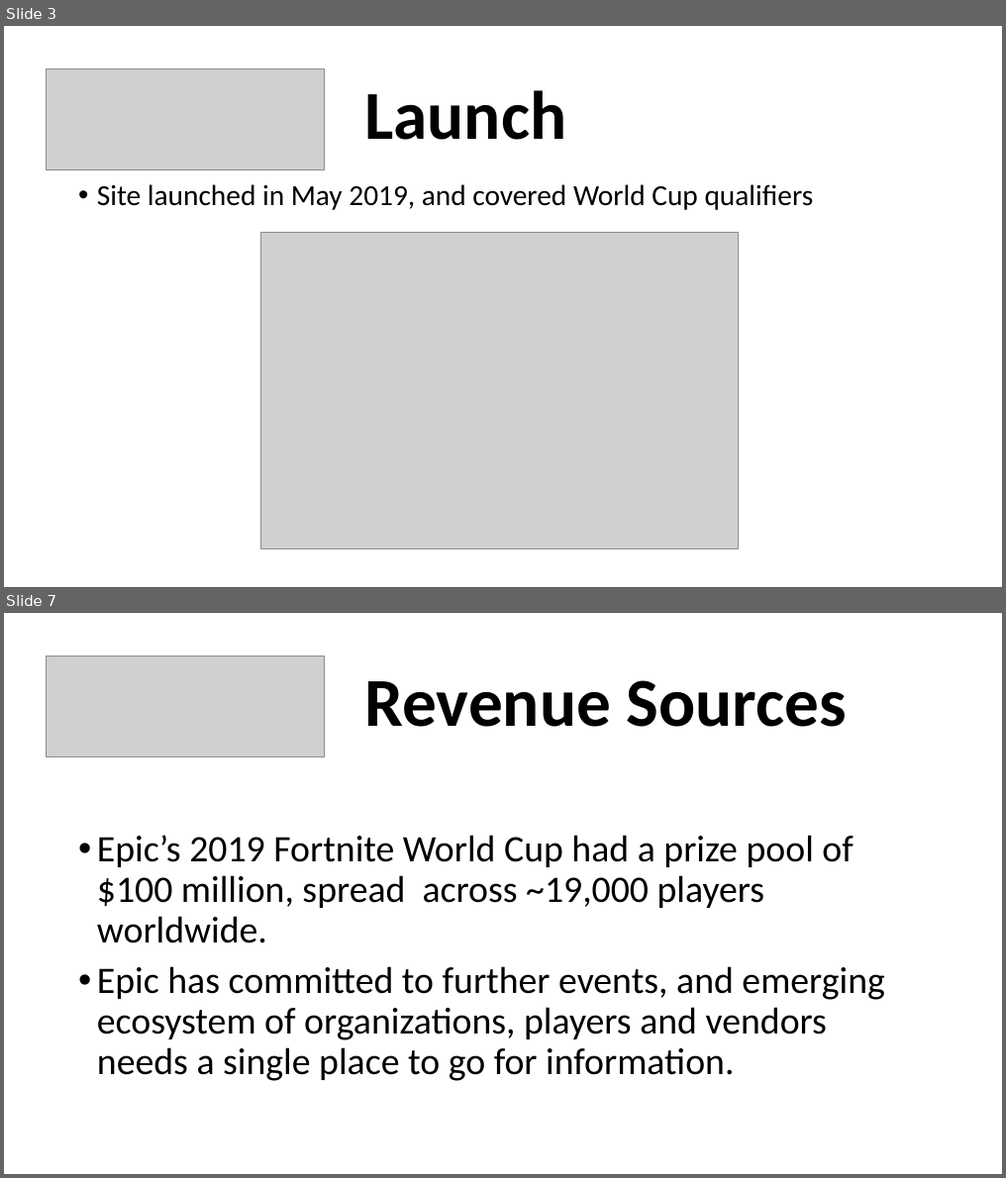
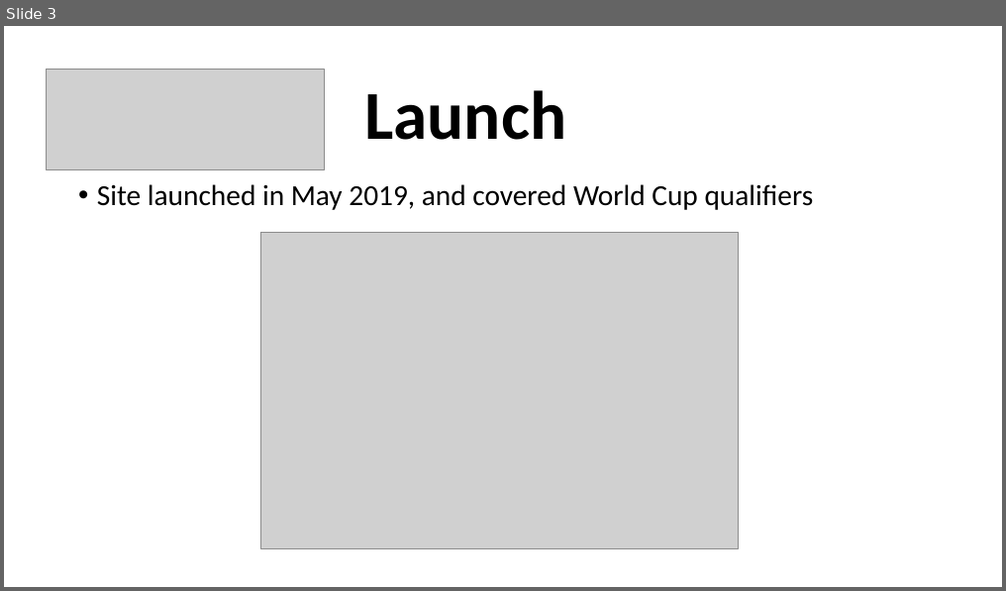
Before and after one commit to smckissock/fortnite, a slide deck: doc/Fortnite Ping Tiny Seed 2019-12-02.pptx. Shown one above the other, each under a label of ours: slides 3 and 7 before the commit, slide 3 after it; the slides between them are not shown. The pictures are 1006x1178 and 1006x591 pixels, drawn with LibreOffice and Linux fonts; fonts in the diff are those of the drawing; grey boxes stand for pictures. Boxes give left, top, right and bottom in pixels: in the first picture for what was removed or moved away, otherwise in the second. Text is boxed around its words. In the diff, an @@ line names an element or a change of style, - is before the commit and + after.

```diff
--- a/doc/Fortnite Ping Tiny Seed 2019-12-02.pptx
+++ b/doc/Fortnite Ping Tiny Seed 2019-12-02.pptx
@@ slide 7 removed at bbox=[4, 613, 1002, 1174], background #FFFFFF @@
@@ picture removed at bbox=[46, 656, 324, 757] @@
@@ title removed at bbox=[364, 680, 846, 727] @@
-Revenue Sources
@@ text removed at bbox=[97, 835, 884, 1081] @@
-• Epic’s 2019 Fortnite World Cup had a prize pool of $100 million, spread across ~19,000 players worldwide.
-• Epic has committed to further events, and emerging ecosystem of organizations, players and vendors needs a single place to go for information.
```
Also in this commit, not shown: 5 slides changed, 9 slides added, 1 other slide removed, 2 other files.
